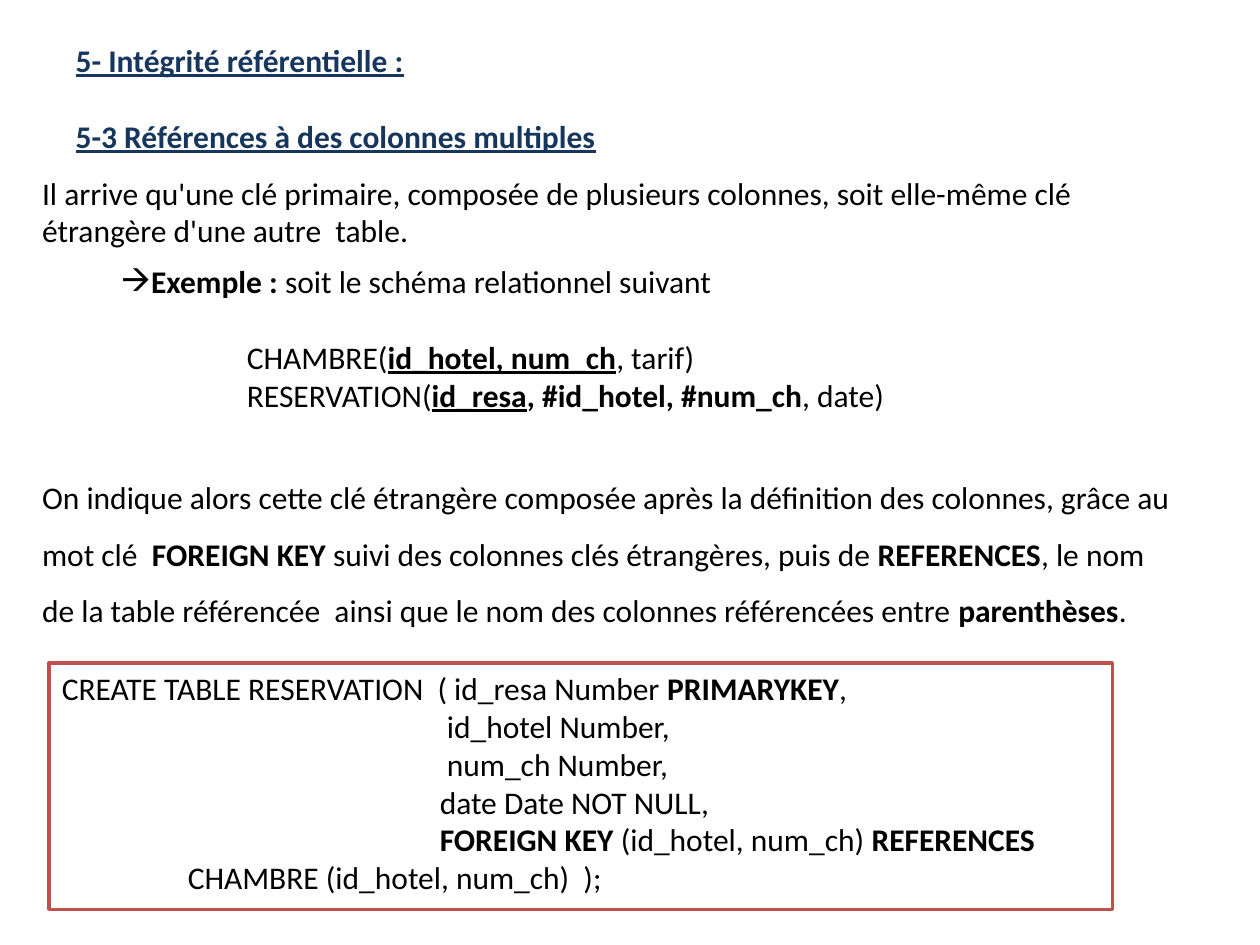
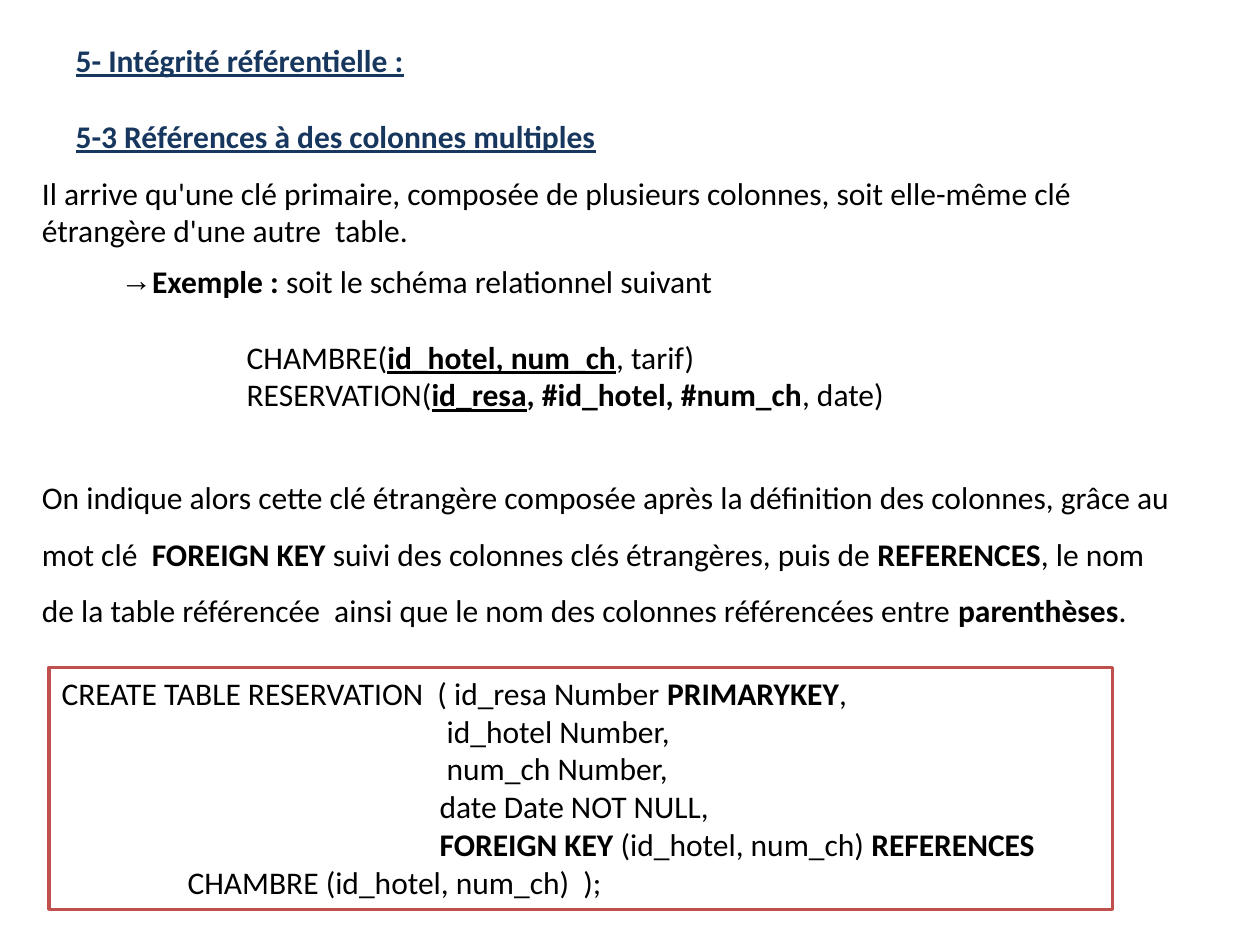
Before and after one commit to khalilelmaghraoui/genie-informatique-2, a slide deck: slide 17 of S4/Bases de données Avancées/Rappel_LDD_LMD_chap2.pptx. Drawn at 1260x945 pixels with LibreOffice and Linux fonts; fonts in the diff are those of the drawing. Boxes give left, top, right and bottom in pixels: in the first picture for what was removed or moved away, otherwise in the second. Text is boxed around its words. In the diff, an @@ line names an element or a change of style, - is before the commit and + after.

```diff
--- a/S4/Bases de données Avancées/Rappel_LDD_LMD_chap2.pptx
+++ b/S4/Bases de données Avancées/Rappel_LDD_LMD_chap2.pptx
@@ text at (152,271,712,298): bullet 🡪 to → @@
@@ rectangle "CREATE TABLE RESERVATION ( id_resa ...": place and size @@
-rectangle "CREATE TABLE RESERVATION ( id_resa ..." at (49,663,1113,910)
+rectangle "CREATE TABLE RESERVATION ( id_resa ..." at (49,668,1113,910)
```
Also in this commit, not shown: 17 other slides changed, 6 other files.
